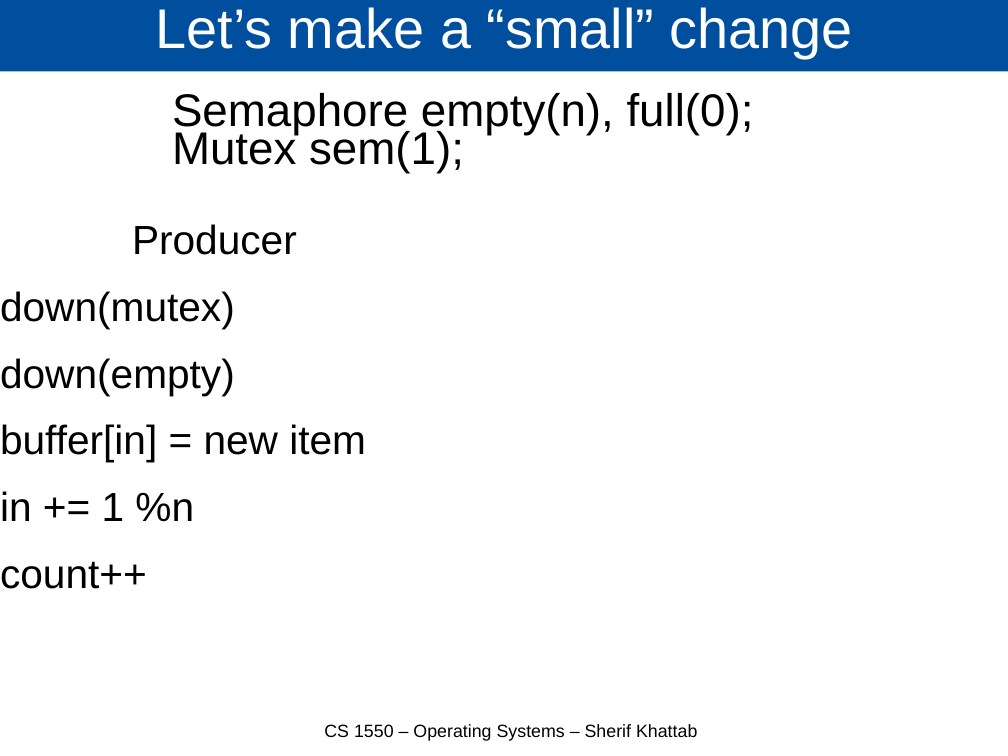
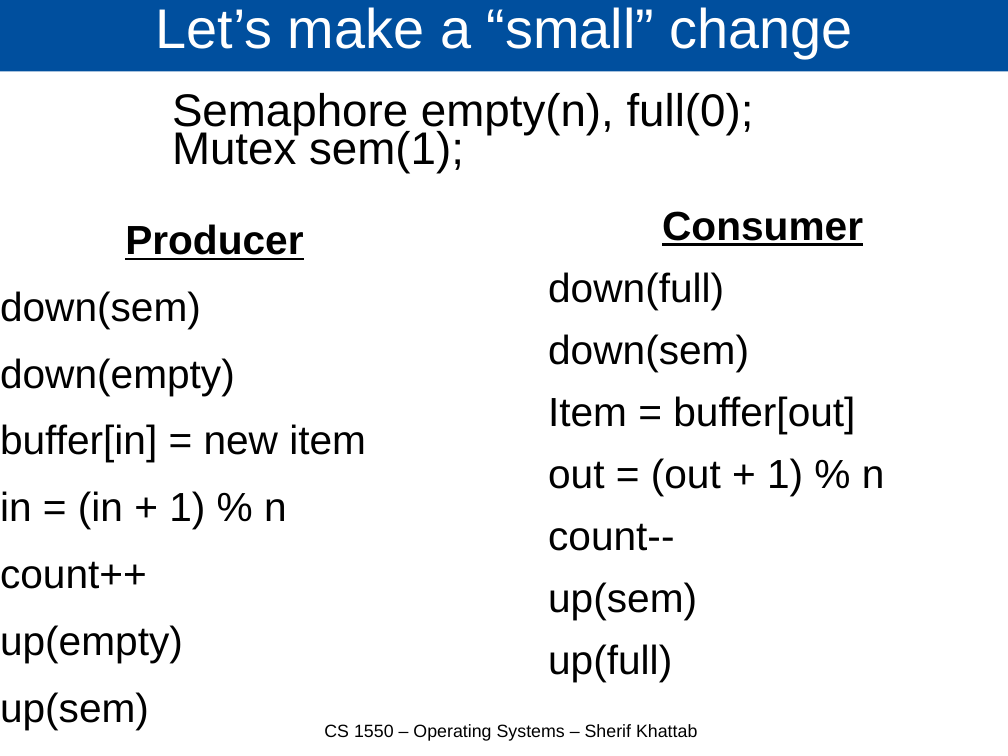
Before and after one commit to cs1550-2224/cs1550-code-handouts, a slide deck: slide 11 of DraftSlides/Lecture7.pptx. Drawn at 1008x756 pixels with LibreOffice and Linux fonts; fonts in the diff are those of the drawing. Boxes give left, top, right and bottom in pixels: in the first picture for what was removed or moved away, otherwise in the second. Text is boxed around its words. In the diff, an @@ line names an element or a change of style, - is before the commit and + after.

Commit message:
Lecture 7

```diff
--- a/DraftSlides/Lecture7.pptx
+++ b/DraftSlides/Lecture7.pptx
@@ text at box(125, 224, 303, 260): bold on, underline on in "Producer" @@
@@ text added at box(548, 211, 885, 681), 32 pt, text #000000 @@
+Consumer
+down(full)
+down(sem)
+Item = buffer[out]
+out = (out + 1) % n
+count--
+up(sem)
+up(full)
@@ text at box(0, 291, 201, 328): text changed @@
-down(mutex)
+down(sem)
@@ text at box(0, 491, 287, 529): text changed @@
-in += 1 %n
+in = (in + 1) % n
@@ text at box(0, 625, 183, 730): paragraphs added @@
+up(empty)
+up(sem)
```
Also in this commit, not shown: 3 slides added.
